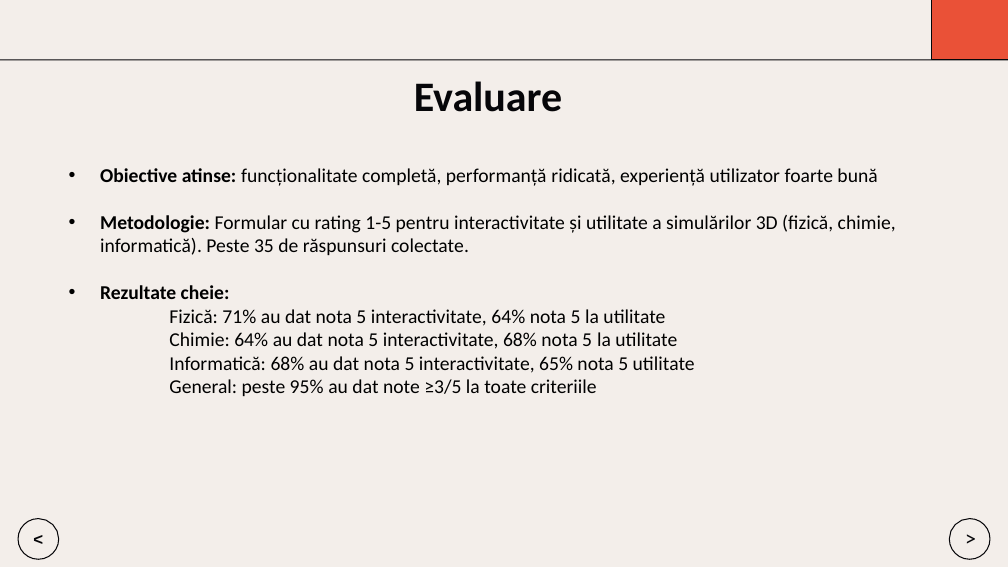
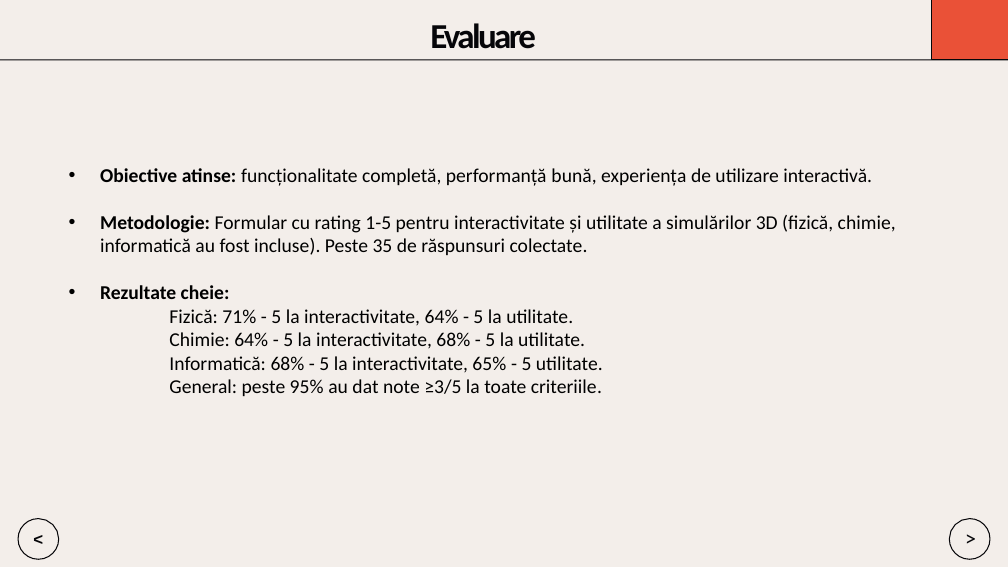
Before and after one commit to Dragomir1401/VisioScience-3D, a slide deck: slide 13 of Roadmap/scss/Prezentare_Final_Dragomir_Andrei.pptx (slide 12 before the commit). Drawn at 1008x567 pixels with LibreOffice and Linux fonts; fonts in the diff are those of the drawing. Boxes give left, top, right and bottom in pixels: in the first picture for what was removed or moved away, otherwise in the second. Text is boxed around its words. In the diff, an @@ line names an element or a change of style, - is before the commit and + after.

```diff
--- a/Roadmap/scss/Prezentare_Final_Dragomir_Andrei.pptx
+++ b/Roadmap/scss/Prezentare_Final_Dragomir_Andrei.pptx
@@ text "Evaluare": place and size @@
-text "Evaluare" at bbox=[414, 81, 562, 112]
+text "Evaluare" at bbox=[430, 23, 536, 49]
@@ text "Evaluare" at bbox=[430, 23, 536, 49]: size 30 to 25 pt, letter spacing 0 to -1.9 pt; alignment centre to left @@
@@ text at bbox=[100, 168, 896, 255]: text changed @@
-• Obiective atinse: funcționalitate completă, performanță ridicată, experiență utilizator foarte bună
-• Metodologie: Formular cu rating 1-5 pentru interactivitate și utilitate a simulărilor 3D (fizică, chimie, informatică). Peste 35 de răspunsuri colectate.
+• Obiective atinse: funcționalitate completă, performanță bună, experiența de utilizare interactivă.
+• Metodologie: Formular cu rating 1-5 pentru interactivitate și utilitate a simulărilor 3D (fizică, chimie, informatică au fost incluse). Peste 35 de răspunsuri colectate.
@@ text at bbox=[169, 309, 603, 396]: text changed @@
-    Fizică: 71% au dat nota 5 interactivitate, 64% nota 5 la utilitate
-    Chimie: 64% au dat nota 5 interactivitate, 68% nota 5 la utilitate
-    Informatică: 68% au dat nota 5 interactivitate, 65% nota 5 utilitate
-    General: peste 95% au dat note ≥3/5 la toate criteriile
+    Fizică: 71% - 5 la interactivitate, 64% - 5 la utilitate.
+    Chimie: 64% - 5 la interactivitate, 68% - 5 la utilitate.
+    Informatică: 68% - 5 la interactivitate, 65% - 5 utilitate.
+    General: peste 95% au dat note ≥3/5 la toate criteriile.
```
Also in this commit, not shown: 10 other slides changed, 5 slides added, 4 slides removed, 4 other files.
